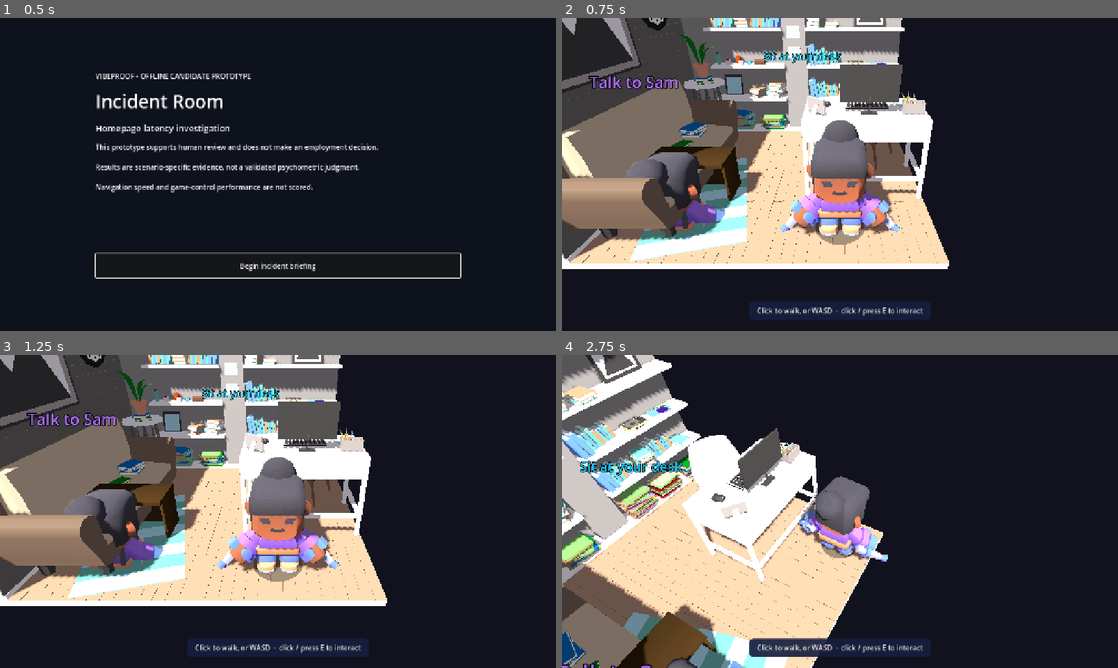
Above: before the commit, frames 1-4 (two rows, left to right).
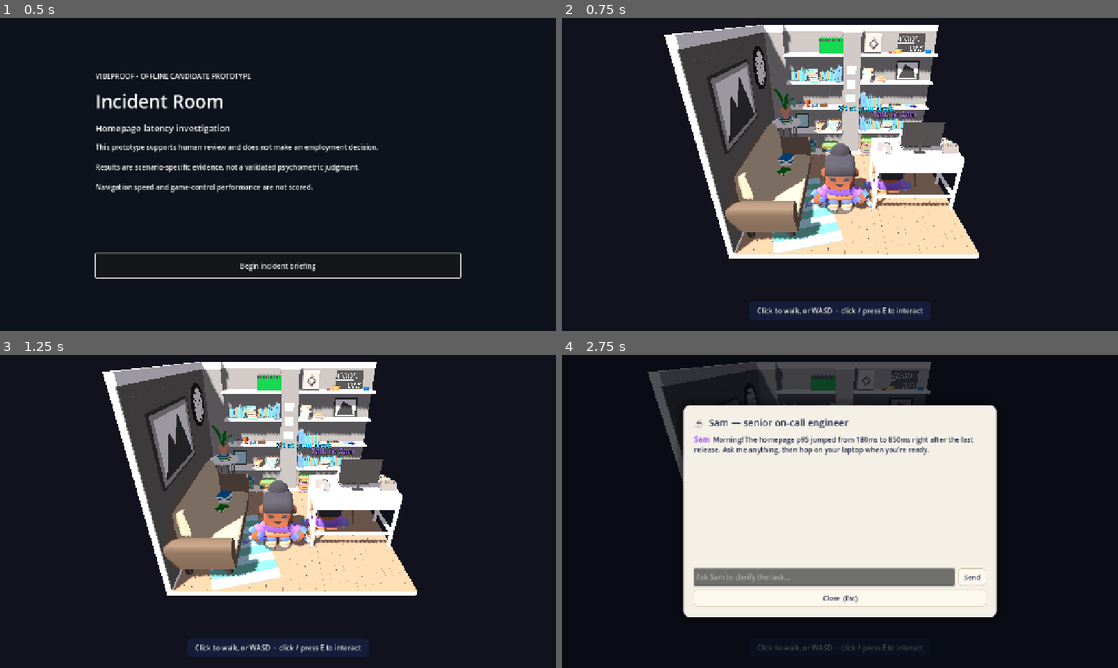
Above: after the commit, the same moments.

Repository: mengfoong-dev/codex-candidate-assesment-system
Game: Godot game, scene res://scenes/main/main.tscn
Same seed, same stepped clock (60 frames per second), same inputs: the game is played once before the commit and once after it.
Inputs (mouse positions are in pixels of both pictures, inside the frame that each line leads up to):
- Up to frame 1 (0.5 s): no input
- Up to frame 2 (0.75 s): click "Begin incident briefing" at 0.5 s
- Up to frame 3 (1.25 s): no input
- Up to frame 4 (2.75 s): tap Enter at 1.25, 2 s; move the mouse to (962, 495) at 1.27 s; hold D (move_right) 1.28-2 s; tap E (interact) at 1.35 s; click (962, 495) at 1.42 s; drag from (728, 527) to (812, 574) at 2.02 s

Frame 1 is identical in both runs. In frame 2, 47% of the frame differs, in the area x 0-75%, y 0-81%; in frame 3, 47%; in frame 4, 67%, in the area x 0-79%, y 0-100%.

Commit message:
feat: seat the senior at the player's shared desk, widen the room view
Remove Sam's separate VNB desk; seat him at the player's desk (shared table).
Pull the follow camera back (offset 4.5/6, fov 60) so the whole cozy room is
visible instead of a tight over-the-shoulder crop.

Diff:
--- a/apps/incident-room/scenes/room/incident_room.tscn
+++ b/apps/incident-room/scenes/room/incident_room.tscn
@@ -1,12 +1,10 @@
-[gd_scene load_steps=13 format=3]
+[gd_scene load_steps=10 format=3]
 
 [ext_resource type="PackedScene" path="res://scenes/player/player.tscn" id="1_player"]
 [ext_resource type="PackedScene" path="res://scenes/stations/station_trigger.tscn" id="2_station"]
 [ext_resource type="PackedScene" path="res://scenes/player/player_visual.tscn" id="8_senior"]
 [ext_resource type="Script" path="res://scripts/presentation/follow_camera.gd" id="17_cam"]
 [ext_resource type="PackedScene" uid="uid://dbph8hxieq235" path="res://assets/third_party/office-room-15/office_room_15.glb" id="18_room"]
-[ext_resource type="Mesh" uid="uid://ct0wwua8701fu" path="res://assets/third_party/vnb-office-set/Office_Desk_1.obj" id="19_sdesk"]
-[ext_resource type="Mesh" uid="uid://do7o868e5cnsb" path="res://assets/third_party/vnb-office-set/Chair_A.obj" id="20_schair"]
 [ext_resource type="Script" path="res://scripts/presentation/mesh_collider.gd" id="21_collider"]
 
 [sub_resource type="Environment" id="Environment_room"]
@@ -22,9 +20,6 @@
 [sub_resource type="BoxShape3D" id="WallShape"]
 size = Vector3(6, 3, 0.4)
 
-[sub_resource type="BoxShape3D" id="SamDeskShape"]
-size = Vector3(1.5, 0.95, 0.75)
-
 [node name="IncidentRoom" type="Node3D"]
 
 [node name="WorldEnvironment" type="WorldEnvironment" parent="."]
@@ -37,12 +32,12 @@
 shadow_enabled = true
 
 [node name="Camera3D" type="Camera3D" parent="."]
-transform = Transform3D(1, 0, 0, 0, 0.77, 0.64, 0, -0.64, 0.77, -0.9, 3.25, 5.4)
-fov = 55.0
+transform = Transform3D(1, 0, 0, 0, 0.8, 0.6, 0, -0.6, 0.8, -0.3, 4.55, 6.8)
+fov = 60.0
 current = true
 script = ExtResource("17_cam")
 target_path = NodePath("../Player")
-offset = Vector3(0, 3.2, 3.8)
+offset = Vector3(0, 4.5, 6.0)
 look_height = 1.0
 
 [node name="OfficeRoom15" parent="." instance=ExtResource("18_room")]
@@ -79,7 +74,7 @@
 shape = SubResource("WallShape")
 
 [node name="Senior" type="Node3D" parent="."]
-transform = Transform3D(-1, 0, 0, 0, 1, 0, 0, 0, -1, -1.5, 0.05, 1.75)
+transform = Transform3D(-1, 0, 0, 0, 1, 0, 0, 0, -1, 1.15, 0.05, 0.0)
 
 [node name="Body" parent="Senior" instance=ExtResource("8_senior")]
 start_animation = "sit"
@@ -88,22 +83,6 @@
 station_id = "senior"
 station_title = "Talk to Sam"
 accent_color = Color(0.66, 0.42, 0.94, 1)
-
-[node name="SamDesk" type="Node3D" parent="."]
-transform = Transform3D(1, 0, 0, 0, 1, 0, 0, 0, 1, -1.5, 0, 1.0)
-
-[node name="Desk" type="MeshInstance3D" parent="SamDesk"]
-mesh = ExtResource("19_sdesk")
-
-[node name="Chair" type="MeshInstance3D" parent="SamDesk"]
-transform = Transform3D(-1, 0, 0, 0, 1, 0, 0, 0, -1, 0, 0, 0.75)
-mesh = ExtResource("20_schair")
-
-[node name="Body" type="StaticBody3D" parent="SamDesk"]
-
-[node name="Collision" type="CollisionShape3D" parent="SamDesk/Body"]
-transform = Transform3D(1, 0, 0, 0, 1, 0, 0, 0, 1, 0, 0.475, 0)
-shape = SubResource("SamDeskShape")
 
 [node name="MyDesk" type="Node3D" parent="."]
 transform = Transform3D(1, 0, 0, 0, 1, 0, 0, 0, 1, 0.45, 0, -0.7)
@@ -114,6 +93,6 @@
 accent_color = Color(0.1, 0.78, 0.95, 1)
 
 [node name="Player" parent="." instance=ExtResource("1_player")]
-position = Vector3(1.2, 0.05, 2.0)
+position = Vector3(-0.3, 0.05, 1.0)
 camera_path = NodePath("../Camera3D")
 movement_speed = 2.8
